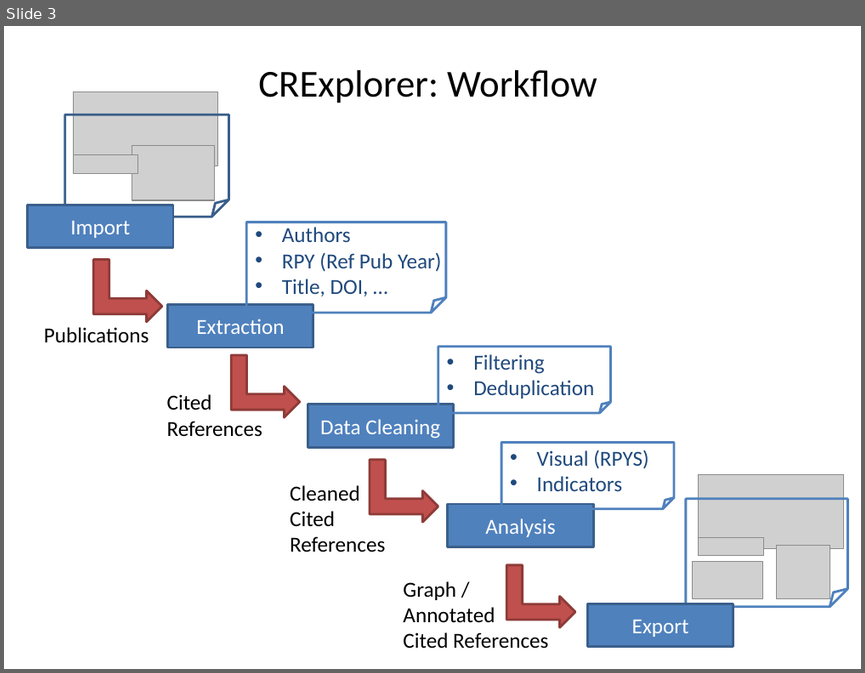
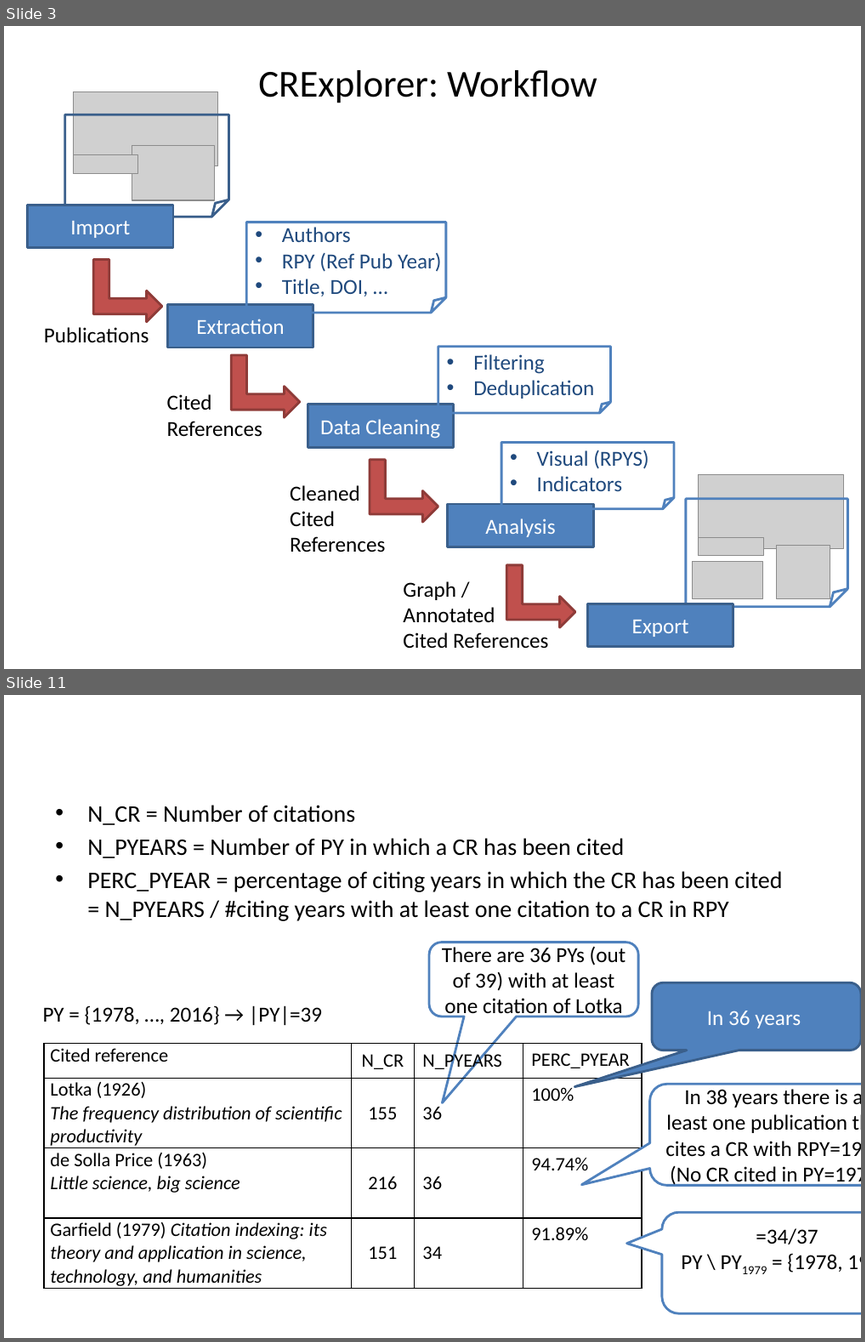
Before and after one commit to andreas-thor/cre, a slide deck: docs/slides/cre_overview.pptx. Shown one above the other, each under a label of ours: slide 3 before the commit, slides 3 and 11 after it; the slides between them are not shown. The pictures are 865x673 and 865x1342 pixels, drawn with LibreOffice and Linux fonts; fonts in the diff are those of the drawing; grey boxes stand for pictures. Boxes give left, top, right and bottom in pixels: in the first picture for what was removed or moved away, otherwise in the second. Text is boxed around its words. In the diff, an @@ line names an element or a change of style, - is before the commit and + after.

```diff
--- a/docs/slides/cre_overview.pptx
+++ b/docs/slides/cre_overview.pptx
@@ slide 11 added at <box>4,695,861,1338</box>, background #FFFFFF @@
@@ text added at <box>87,805,782,921</box>, 20 pt, text #000000 @@
+• N_CR = Number of citations
+• N_PYEARS = Number of PY in which a CR has been cited
+• PERC_PYEAR = percentage of citing years in which the CR has been cited
+  = N_PYEARS / #citing years with at least one citation to a CR in RPY
@@ rounded speech box added at <box>429,941,638,1016</box>, fill #FFFFFF, outline #4F81BD 2 pt, 18 pt, text #000000 @@
+There are 36 PYs (out of 39) with at least one citation of Lotka
@@ rounded speech box added at <box>652,983,861,1050</box>, fill #4F81BD, outline #3A5F8C 2 pt, 18 pt, text #FFFFFF @@
+In 36 years
@@ text added at <box>43,1005,322,1025</box>, 18 pt, text #000000 @@
+PY = {1978, …, 2016} → |PY|=39
@@ table added at <box>44,1043,642,1289</box>, 4 rows, 4 columns @@
+Cited reference | N_CR | N_PYEARS | PERC_PYEAR
+Lotka (1926) The frequency distribution of scientific productivity | 155 | 36 | 100%
+de Solla Price (1963) Little science, big science | 216 | 36 | 94.74%
+Garfield (1979) Citation indexing: its theory and application in science, technology, and humanities | 151 | 34 | 91.89%
@@ rounded speech box added at <box>650,1084,861,1185</box>, fill #FFFFFF, outline #4F81BD 2 pt, 18 pt, text #000000 @@
+In 38 years there is at least one publication that cites a CR with RPY=1963
+(No CR cited in PY=1978)
@@ rounded speech box added at <box>662,1212,861,1313</box>, fill #FFFFFF, outline #4F81BD 2 pt, 18 pt, text #000000 @@
+=34/37
+PY \ PY1979 = {1978, 1979}
```
Also in this commit, not shown: 4 slides changed, 4 other slides added, 2 other files.
